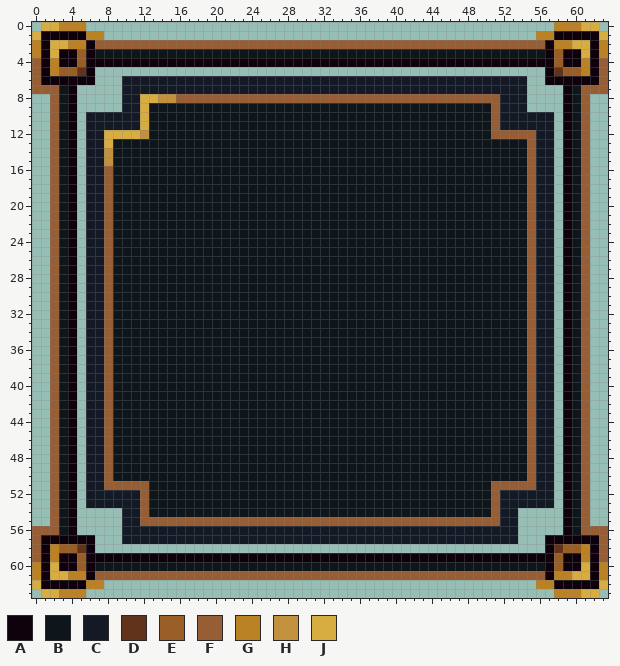
File history of a pixel-art file, packages/client/src/assets/ui/ui-surface.aseprite. The picture above was drawn from the file before the commit.
64x64 pixels, 1 frame. Colours within 5 levels of each other are drawn and written as one.
Palette (. is transparent): A #0f010b  B #0e151b  C #131a25  D #60331a  E #985e25  F #975e35  G #bb8225  H #c1913e  J #d7ad42
After the commit:
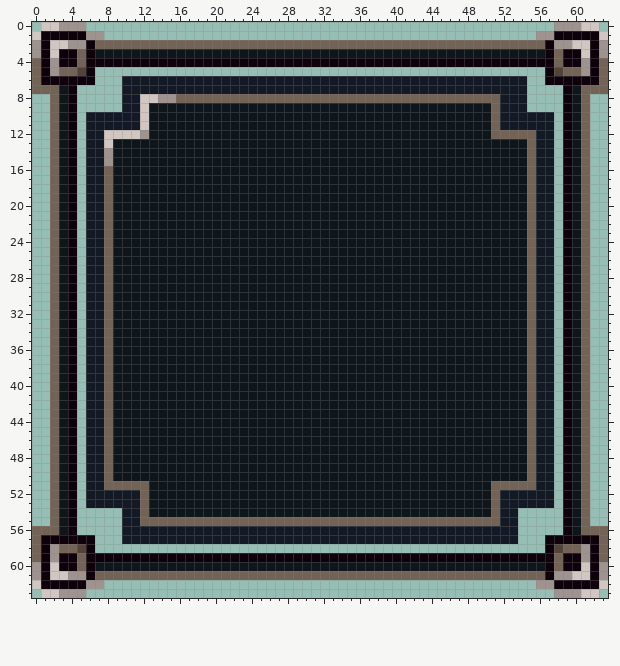
Diff:
Colour D changes from #60331a to #52433a.
Colour F changes from #975e35 to #736357.
Colour G changes from #bb8225 to #9f938f.
Colour J changes from #d7ad42 to #d1c6c2.
Colour E gives way to colour F in rows 3 to 4 at x 5 and 58; in row 5 at x 3 to 4 and 59 to 60; in row 58 at x 3 to 4 and 59 to 60; in rows 59 to 60 at x 5 and 58.
Colour H gives way to colour G in row 8 at x 14 to 15; in row 12 at x 12; in rows 14 to 15 at x 8.
Boxes around the changes in both pictures, in picture pixels (x1, y1, x2, y2):
changed: (32, 22, 608, 598)
